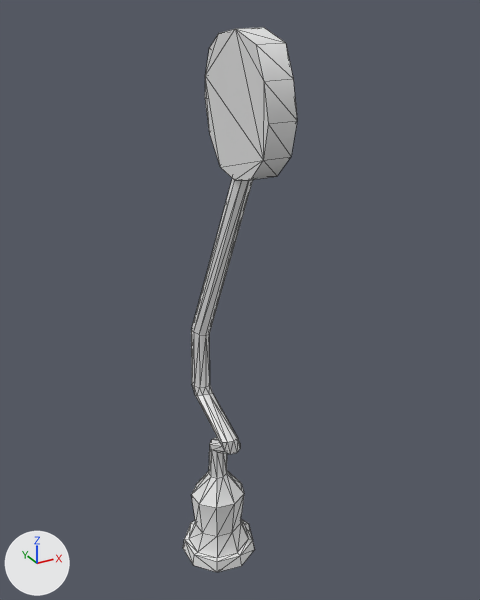
One commit to the FBX model Assets/4. Art/Meshes/SM_Street_Sign.fbx: the scene before it, then after it.
Before and after are seen from a 50 mm lens placed at (-18.5, -37.2, 39.7), pointed at (1.5, -0.7, 21.5). Arrows for +X, +Y and +Z are at lower left; the lights stay in place. Mesh edges are drawn as thin lines. Where no turn or scale is listed for an object, it has been applied to the vertices.
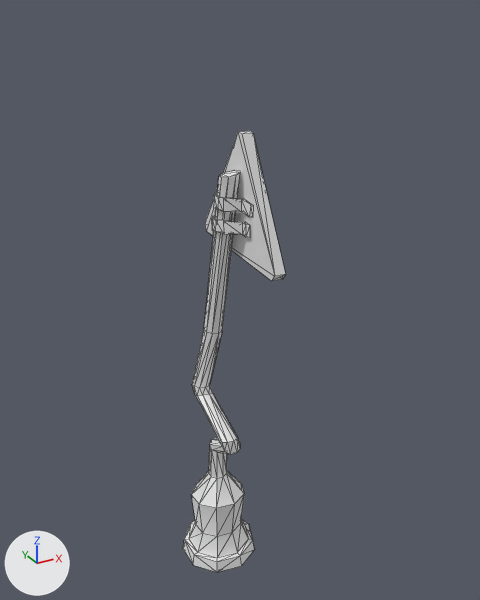
Where the change shows, as pixel boxes (x1, y1, x2, y2) in the pictures (480 x 600 px):
'Object002', reshaped (10% narrower, 19% shorter): before (183, 27, 297, 572); after (183, 131, 285, 572)
part 1 of me_mesh, added: after (212, 215, 250, 238)
part 2 of me_mesh, added: after (213, 192, 254, 218)
part 3 of me_mesh, deleted: before (205, 27, 297, 180)
part 4 of me_mesh, built on: before (191, 178, 253, 387); after (192, 131, 285, 387)

The change, as a list of edits to the scene's bpy script:
```text
Change me_mesh:
    used by ob_object002; location = (0.0, 0.0, 0.0)
    remove me_mesh.from_pydata(...)  # 143 vertices, 278 faces; spans x -2.8..2.9, y -6.0..2.9, z 0.0..38.7
    add me_mesh.from_pydata(...)  # 197 vertices, 378 faces; spans x -2.8..2.9, y -5.3..4.0, z 0.0..32.9
    me_mesh part 1: a new loose piece of 36 vertices spanning x -0.3..1.3, y -2.6..1.5, z 26.6..27.5
    me_mesh part 2: a new loose piece of 32 vertices spanning x -0.4..1.3, y -2.9..1.2, z 27.9..29.2
    me_mesh part 3: the loose piece of 26 vertices spanning x 0.3..2.6, y -6.0..2.5, z 30.0..38.7 is deleted
    me_mesh part 4
    3 vertices in x 2.1..2.3, y -1.5..-0.7, z 30.3 move by (-1.0, 0.0, 0.2)
    15 vertices move from x -1.2..1.7, y -1.7..1.8, z 18.6..30.3 to x -0.3..1.1, y -1.7..1.8, z 18.6..30.4
    12 vertices are added at x 1.1..2.2, y -5.3..4.0, z 24.4..32.9
    20 new faces join them
```
